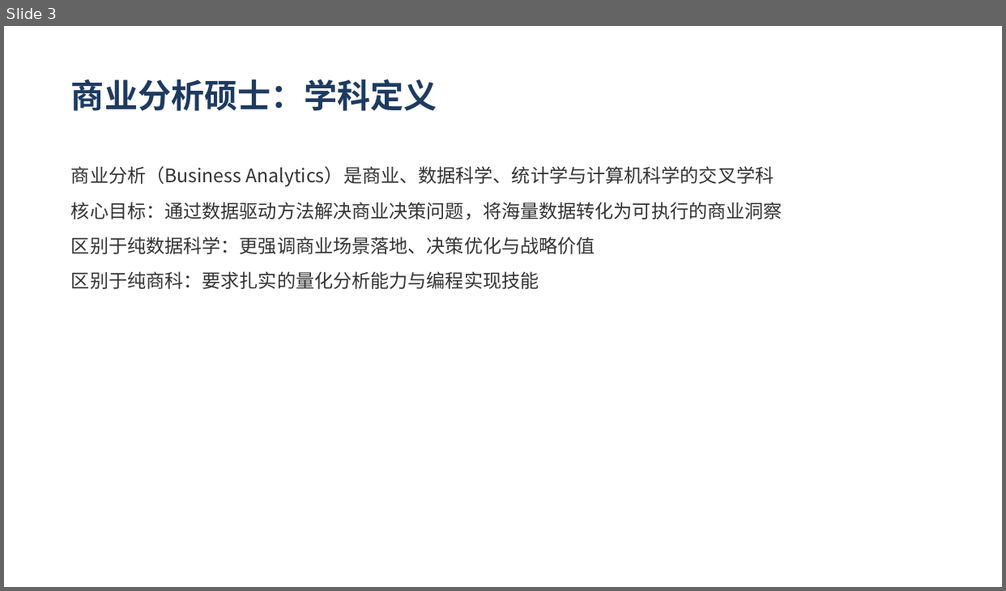
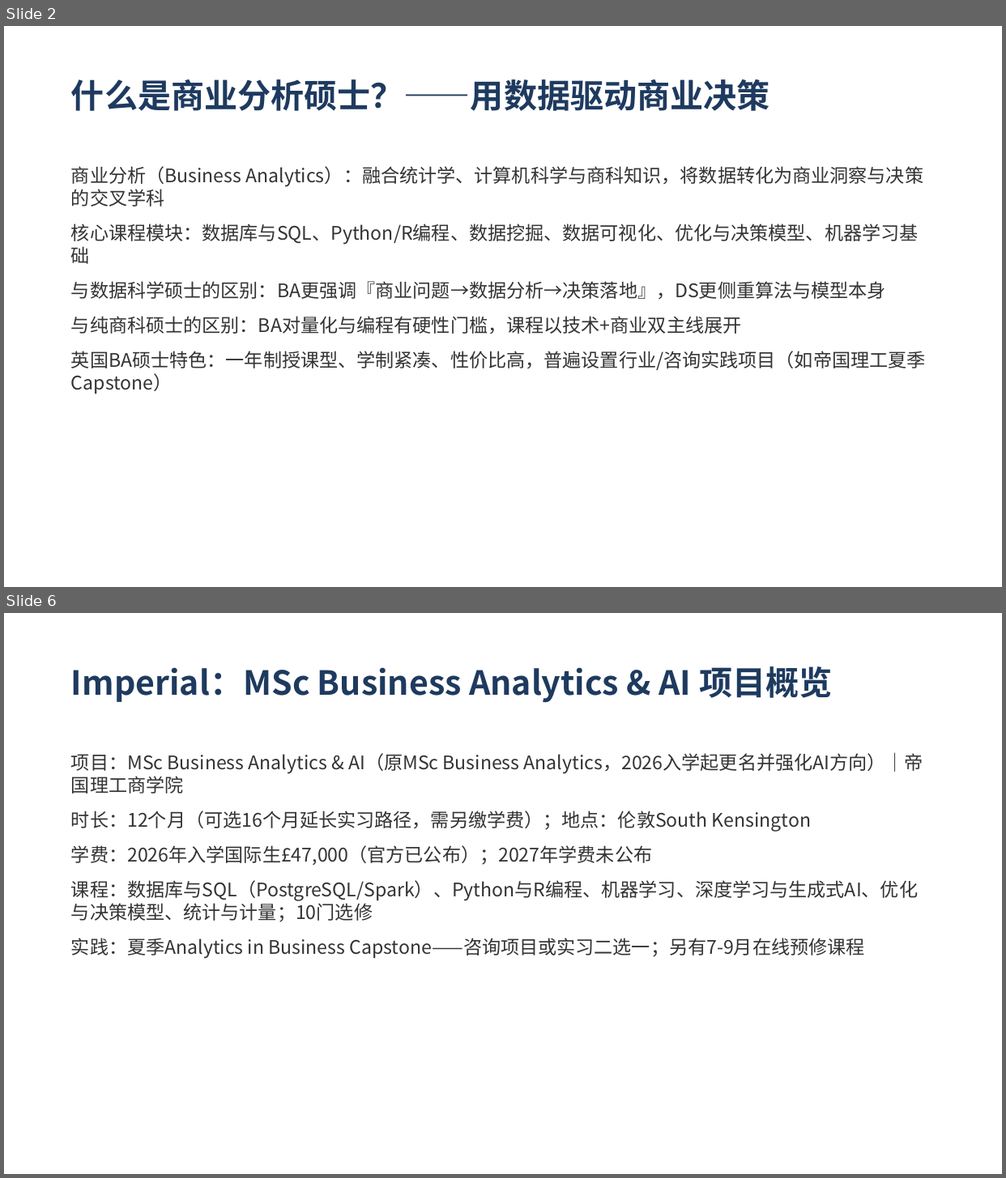
Before and after one commit to SunJenry/PPT_Generator, a slide deck: demo/demo1.pptx. Shown one above the other, each under a label of ours: slide 3 before the commit, slides 2 and 6 after it; the slides between them are not shown. The pictures are 1006x591 and 1006x1178 pixels, drawn with LibreOffice and Linux fonts; fonts in the diff are those of the drawing. Boxes give left, top, right and bottom in pixels: in the first picture for what was removed or moved away, otherwise in the second. Text is boxed around its words. In the diff, an @@ line names an element or a change of style, - is before the commit and + after.

```diff
--- a/demo/demo1.pptx
+++ b/demo/demo1.pptx
@@ slide 6 added at (x1=4, y1=613, x2=1002, y2=1174), background #FFFFFF @@
@@ text added at (x1=71, y1=666, x2=832, y2=703), 32 pt, text #1E3A5F, bold @@
+Imperial：MSc Business Analytics & AI 项目概览
@@ text added at (x1=71, y1=752, x2=923, y2=959), 18 pt, text #333333 @@
+项目：MSc Business Analytics & AI（原MSc Business Analytics，2026入学起更名并强化AI方向）｜帝国理工商学院
+时长：12个月（可选16个月延长实习路径，需另缴学费）；地点：伦敦South Kensington
+学费：2026年入学国际生£47,000（官方已公布）；2027年学费未公布
+课程：数据库与SQL（PostgreSQL/Spark）、Python与R编程、机器学习、深度学习与生成式AI、优化与决策模型、统计与计量；10门选修
+实践：夏季Analytics in Business Capstone——咨询项目或实习二选一；另有7-9月在线预修课程
@@ what was slide 3 is now slide 2 @@
@@ slide 2 changed as well @@
@@ text at (x1=71, y1=79, x2=770, y2=111): text changed @@
-商业分析硕士：学科定义
+什么是商业分析硕士？——用数据驱动商业决策
@@ text at (x1=71, y1=166, x2=926, y2=395): text changed @@
-商业分析（Business Analytics）是商业、数据科学、统计学与计算机科学的交叉学科
-核心目标：通过数据驱动方法解决商业决策问题，将海量数据转化为可执行的商业洞察
-区别于纯数据科学：更强调商业场景落地、决策优化与战略价值
-区别于纯商科：要求扎实的量化分析能力与编程实现技能
+商业分析（Business Analytics）：融合统计学、计算机科学与商科知识，将数据转化为商业洞察与决策的交叉学科
+核心课程模块：数据库与SQL、Python/R编程、数据挖掘、数据可视化、优化与决策模型、机器学习基础
+与数据科学硕士的区别：BA更强调『商业问题→数据分析→决策落地』，DS更侧重算法与模型本身
+与纯商科硕士的区别：BA对量化与编程有硬性门槛，课程以技术+商业双主线展开
+英国BA硕士特色：一年制授课型、学制紧凑、性价比高，普遍设置行业/咨询实践项目（如帝国理工夏季Capstone）
```
Also in this commit, not shown: 13 other slides changed, 12 other slides added, 16 slides removed.
